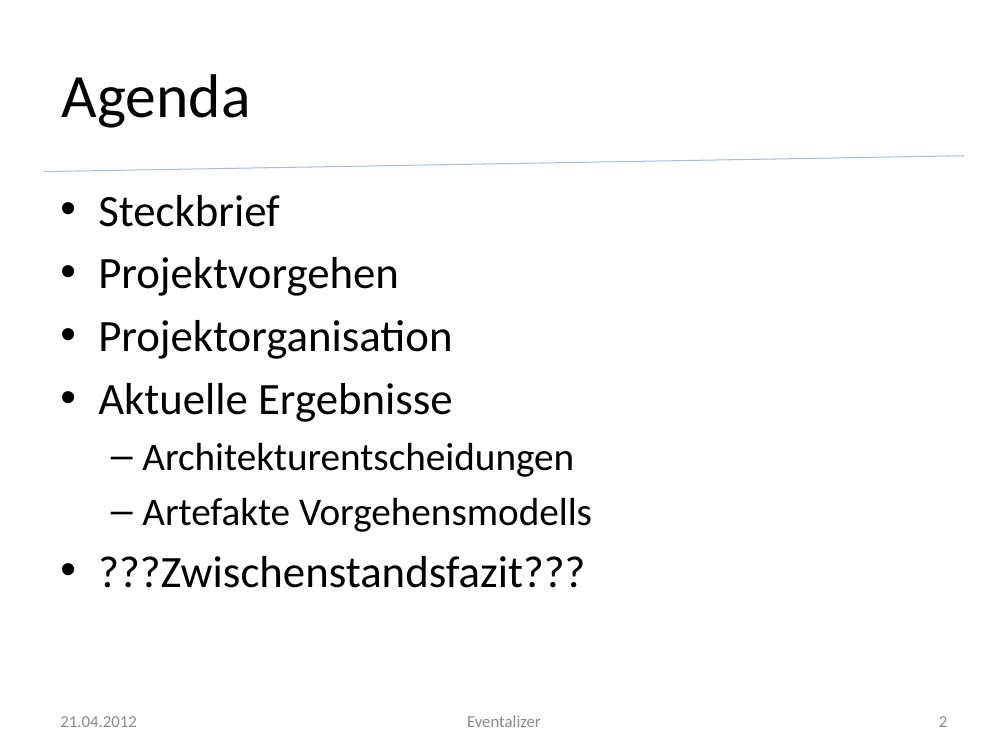
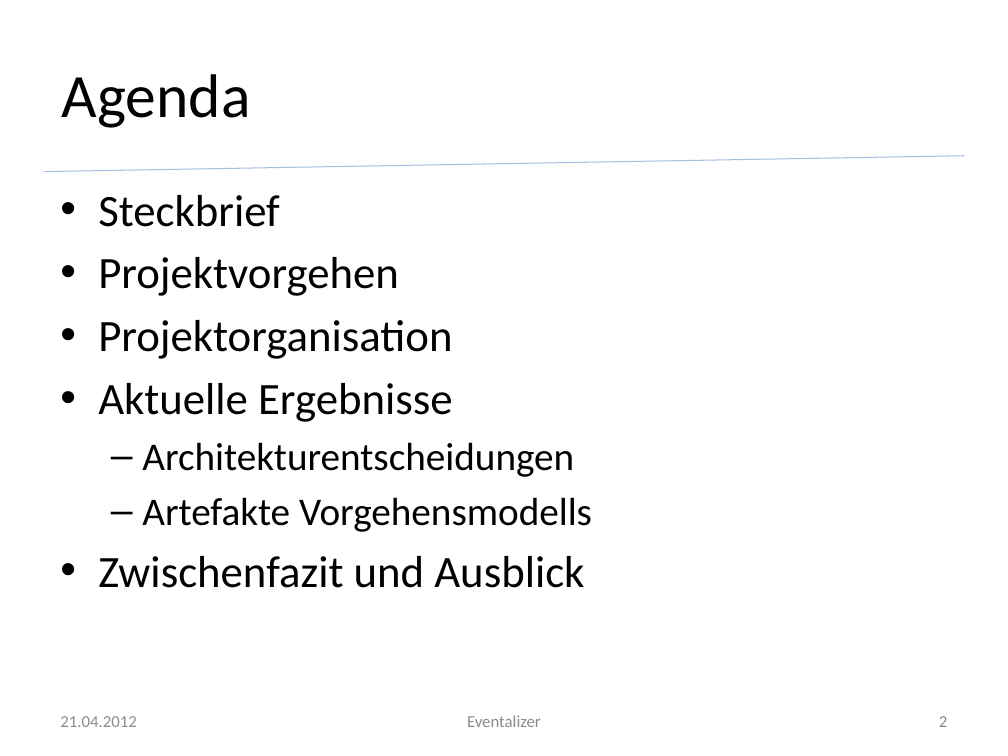
Before and after one commit to silkslostsoul/Eventalizer, a slide deck: slide 2 of Dokumente/Zwischenstand zum 2012 04 21.pptx. Drawn at 1008x756 pixels with LibreOffice and Linux fonts; fonts in the diff are those of the drawing; background and template pictures are left out. Boxes give left, top, right and bottom in pixels: in the first picture for what was removed or moved away, otherwise in the second. Text is boxed around its words. In the diff, an @@ line names an element or a change of style, - is before the commit and + after.

```diff
--- a/Dokumente/Zwischenstand zum 2012 04 21.pptx
+++ b/Dokumente/Zwischenstand zum 2012 04 21.pptx
@@ text at <box>98,556,584,588</box>: text changed @@
-• ???Zwischenstandsfazit???
+• Zwischenfazit und Ausblick
```
Also in this commit, not shown: 3 other slides changed, 6 slides added, 5 other files.
